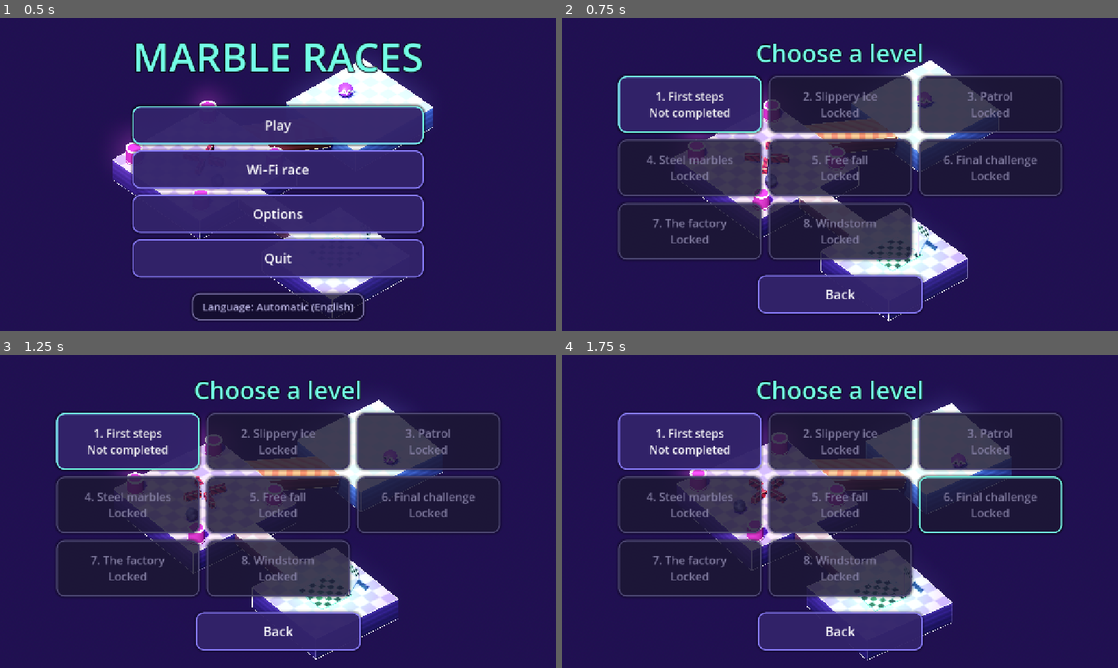
Above: before the commit, frames 1-4 (two rows, left to right).
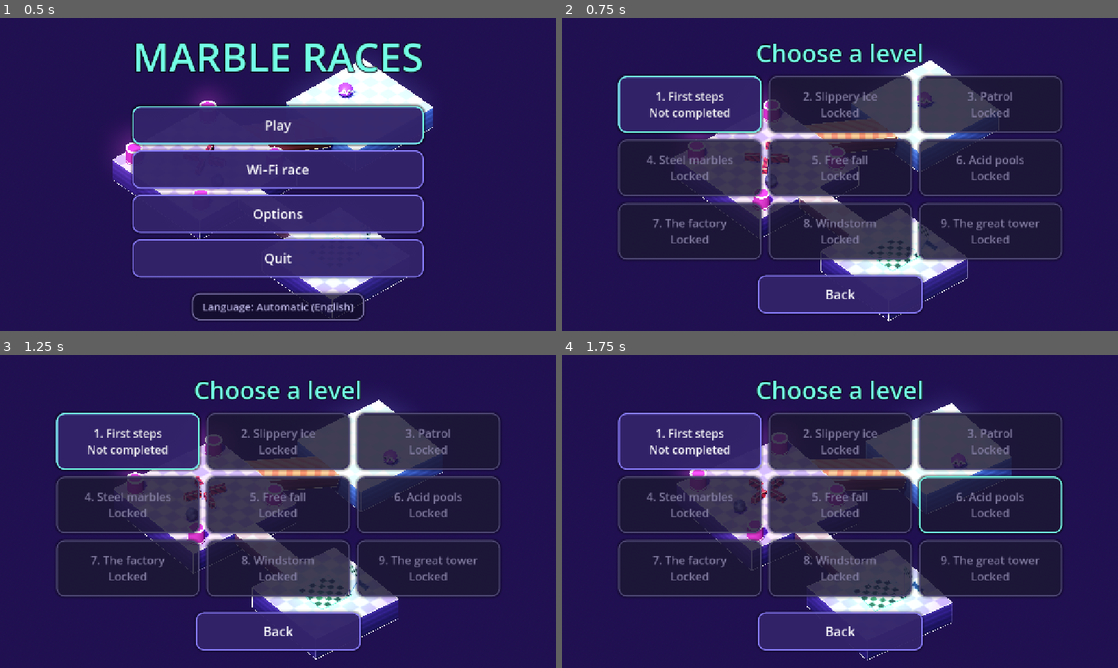
Above: after the commit, the same moments.

Repository: HernanDiaz/carreras-de-canicas
Game: Godot game, scene res://scenes/menu.tscn
The game is run twice, just before and just after one commit, with the same random seed, the same clock (stepped at 60 frames per second) and the same inputs.
Inputs (mouse positions are in pixels of both pictures, inside the frame that each line leads up to):
- Up to frame 1 (0.5 s): no input
- Up to frame 2 (0.75 s): click "Play" at 0.5 s
- Up to frame 3 (1.25 s): no input
- Up to frame 4 (1.75 s): move the mouse to (962, 495) at 1.27 s; hold Right (ui_right) from 1.28 s (still down); click (962, 495) at 1.42 s

Frame 1 is identical in both runs. In frame 2, 4.8% of the frame differs, in the area x 63-90%, y 44-78%; in frame 3, 4.8%; in frame 4, 4.8%.

Commit message:
Nivel 9 La gran torre: barriles, ascensor, torres, salto, medio tubo y meta en un disco
- Piezas nuevas en Level: add_barrels (en carriles, pueden romperse al llegar abajo) y add_tower
- add_turntable admite dejar libre un centro más grande (para poner la meta)
- El nivel 6 pasa a llamarse Charcos de ácido (ya no es el último)
- README: lista de los 9 niveles y de todas las piezas

Co-Authored-By: Claude Opus 5.5 <noreply@anthropic.com>

Diff:
--- a/levels/level_06.gd
+++ b/levels/level_06.gd
@@ -1,5 +1,5 @@
 extends Level
-## Nivel 6 · Desafío final: de todo un poco, con charcos de ácido y un erizo guardando la meta.
+## Nivel 6 · Charcos de ácido: de todo un poco, con charcos de ácido y un erizo guardando la meta.
 
 
 func build() -> void:
--- /dev/null
+++ b/levels/level_09.gd
@@ -0,0 +1,68 @@
+extends Level
+## Nivel 9 · La gran torre: subida esquivando barriles, ascensor, salto entre torres, puente que
+## se desmorona con viento, bajada por un medio tubo, tobogán de dos vueltas y la meta en el
+## centro de un disco giratorio vigilado por canicas de acero.
+
+const TOWER_BOTTOM := -6.0
+
+
+func build() -> void:
+	add_start()
+
+	# Subida con barriles que bajan rodando desde la torre, alternando izquierda y derecha
+	add_ramp(Vector3(0, 0, -3), Vector3(0, 4, -15), 4.8)
+	add_barrels(Vector3(0, 4, -15), Vector3(0, 0, -3), 4.8, 2.2, 2.8, 0.0, true, 2)
+
+	# Espera al ascensor con un gusano detrás
+	add_platform(Vector3(0, 4, -19), Vector3(8, 2, 8))
+	add_tower(Vector3(0, 2, -19), Vector2(7, 7), TOWER_BOTTOM)
+	add_worm(Vector3(-2.7, 4, -16.5), Vector3(0, 4, -19), Vector2(8, 8))
+	add_moving_platform(Vector3(0, 4, -25), Vector3(0, 10, -25), Vector3(4, 1, 4), 8.0)
+
+	# Arriba te esperan dos canicas de acero; salta a la torre de enfrente
+	add_platform(Vector3(0, 10, -31), Vector3(8, 2, 8))
+	add_tower(Vector3(0, 8, -31), Vector2(7, 7), TOWER_BOTTOM)
+	# (lejos del ascensor: si no, te tiran de él nada más llegar arriba)
+	add_chaser(Vector3(-2.8, 10, -34), 4.5)
+	add_chaser(Vector3(2.8, 10, -34), 4.5)
+	add_jump_pad(Vector3(0, 10, -33.8), Vector3.FORWARD, 8.5, 6.0)
+
+	add_platform(Vector3(0, 10, -45), Vector3(8, 2, 8))
+	add_tower(Vector3(0, 8, -45), Vector2(7, 7), TOWER_BOTTOM)
+	add_spinner(Vector3(0, 10, -45), 7.0, 70.0)
+
+	# Puente que se desmorona, con rachas de viento
+	for x in [5.5, 8.5, 11.5, 14.5]:
+		add_crumble(Vector3(x, 10, -45), Vector3(3, 0.6, 3))
+	add_wind(Vector3(10, 10, -45), Vector3(12, 4, 6), Vector3.BACK, 10.0, 3.0)
+
+	# La cima: dos canicas de acero y un erizo
+	add_platform(Vector3(20, 10, -45), Vector3(8, 2, 8))
+	add_tower(Vector3(20, 8, -45), Vector2(7, 7), TOWER_BOTTOM)
+	add_chaser(Vector3(17.5, 10, -47.5))
+	add_chaser(Vector3(22.5, 10, -47.5))
+	add_patroller(Vector3(16.5, 10, -42.5), Vector3(23.5, 10, -42.5), 2.6)
+
+	# Gran bajada por un medio tubo con tres péndulos desacompasados (el fondo del surco
+	# baja de 8 a 0: a 0,4 por unidad)
+	add_valley(Vector3(20, 10, -49), Vector3(20, 2, -69), 6.0, 2.0)
+	add_pendulum(Vector3(20, 5.6, -55), 4.0, 60.0, 2.4)
+	add_pendulum(Vector3(20, 3.8, -59.5), 4.0, 60.0, 2.4, Vector3.BACK, 0.33)
+	add_pendulum(Vector3(20, 2.0, -64), 4.0, 60.0, 2.4, Vector3.BACK, 0.66)
+
+	add_platform(Vector3(20, 0, -73), Vector3(8, 2, 8))
+	add_worm(Vector3(22.7, 0, -70.8), Vector3(20, 0, -73), Vector2(8, 8), 3.6)
+	add_acid(Vector3(17.3, 0, -74.8), Vector2(2, 2))
+
+	# Tobogán de dos vueltas y cuarto
+	var slide := add_spiral(Vector3(20, 0, -77), Vector3.FORWARD, 4.0, 2.25, 10.0)
+	var landing: Vector3 = slide.position + slide.direction * 4.0
+	add_platform(landing, Vector3(8, 2, 8))
+	add_chaser(landing + Vector3(1, 0, -2.5), 5.0)
+
+	# Meta en el centro de un disco giratorio: las barreras no llegan al centro, pero
+	# la canica de acero intentará echarte
+	var center: Vector3 = landing + slide.direction * (4.0 + 0.3 + 5.5)
+	add_turntable(center, 5.5, 40.0, 3, 2.4)
+	add_goal(center)
+	add_chaser(center + Vector3(0, 0, 3.5), 5.0)
--- a/locale/translations.csv
+++ b/locale/translations.csv
@@ -17,9 +17,10 @@
 "LEVEL_3","Patrol","Patrulla","Patrulha","Patrouille","Patrouille","Pattuglia","Патруль","Devriye","Patroli","Tuần tra","गश्त","الدورية","パトロール","순찰","巡逻"
 "LEVEL_4","Steel marbles","Canicas de acero","Bolinhas de aço","Billes d'acier","Stahlkugeln","Biglie d'acciaio","Стальные шарики","Çelik bilyeler","Kelereng baja","Bi thép","स्टील के कंचे","كرات فولاذية","鋼鉄のビー玉","강철 구슬","钢铁弹珠"
 "LEVEL_5","Free fall","Caída libre","Queda livre","Chute libre","Freier Fall","Caduta libera","Свободное падение","Serbest düşüş","Terjun bebas","Rơi tự do","मुक्त पतन","سقوط حر","自由落下","자유 낙하","自由落体"
-"LEVEL_6","Final challenge","Desafío final","Desafio final","Défi final","Letzte Prüfung","Sfida finale","Финальное испытание","Son meydan okuma","Tantangan terakhir","Thử thách cuối cùng","अंतिम चुनौती","التحدي الأخير","最終チャレンジ","최종 도전","终极挑战"
+"LEVEL_6","Acid pools","Charcos de ácido","Poças de ácido","Flaques d'acide","Säurepfützen","Pozze di acido","Кислотные лужи","Asit gölleri","Genangan asam","Vũng axit","तेज़ाब के गड्ढे","برك الحمض","酸の水たまり","산성 웅덩이","酸液池"
 "LEVEL_7","The factory","La fábrica","A fábrica","L'usine","Die Fabrik","La fabbrica","Фабрика","Fabrika","Pabrik","Nhà máy","कारखाना","المصنع","工場","공장","工厂"
 "LEVEL_8","Windstorm","Vendaval","Vendaval","Tempête","Sturm","Bufera","Ураган","Fırtına","Badai angin","Cơn bão gió","आँधी","العاصفة","暴風","돌풍","狂风"
+"LEVEL_9","The great tower","La gran torre","A grande torre","La grande tour","Der große Turm","La grande torre","Великая башня","Büyük kule","Menara besar","Tòa tháp lớn","महान मीनार","البرج العظيم","大きな塔","거대한 탑","巨塔"
 "OPT_TILT_FMT","Max tilt: %d°  (%s)","Inclinación máxima: %d°  (%s)","Inclinação máxima: %d°  (%s)","Inclinaison max :  …(281 unchanged characters)…
 "OPT_AUTO_MODE","automatic","automático","automático","automatique","automatisch","automatica","автоматически","otomatik","otomatis","tự động","स्वचालित","تلقائي","自動","자동","自动"
 "OPT_MANUAL_MODE","lower = more sensitive","menos = más sensible","menos = mais sensível","moins = plus sensible","weni …(216 unchanged characters)…
--- a/scripts/game_state.gd
+++ b/scripts/game_state.gd
@@ -16,6 +16,7 @@
 	{name = "LEVEL_6", script = "res://levels/level_06.gd", time = 100.0},
 	{name = "LEVEL_7", script = "res://levels/level_07.gd", time = 120.0},
 	{name = "LEVEL_8", script = "res://levels/level_08.gd", time = 100.0},
+	{name = "LEVEL_9", script = "res://levels/level_09.gd", time = 140.0},
 ]
 
 ## Idiomas disponibles (columnas de locale/translations.csv). "" = el del sistema.
--- a/scripts/level.gd
+++ b/scripts/level.gd
@@ -35,6 +35,8 @@
 const S_CHUTE := {pattern = 0, a = Color(0.98, 0.78, 0.4), b = Color(0.95, 0.55, 0.35), side = Color(0.5, 0.3, 0.2), edge = Color(1.0, 0.85, 0.5), tile_size = 1.0}
 const C_CHUTE_WALL := Color(0.5, 0.85, 1.0, 0.35)
 const S_SEESAW := {pattern = 0, a = Color(0.95, 0.85, 0.55), b = Color(0.85, 0.65, 0.4), side = Color(0.45, 0.3, 0.2), edge = Color(1.0, 0.9, 0.6), tile_size = 0.75}
+const S_TOWER := {pattern = 0, a = Color(0.42, 0.38, 0.62), b = Color(0.36, 0.32, 0.55), side = Color(0.3, 0.26, 0.5), edge = Color(0.62, 0.6, 0.95), tile_size = 1.5}
+const C_BARREL := Color(0.72, 0.42, 0.2)
 const S_BOOST := {pattern = 1, a = Color(0.35, 1.0, 1.0), b = Color(0.1, 0.35, 0.55), side = Color(0.1, 0.3, 0.4), edge = Color(0.4, 1.0, 1.0), tile_size = 0.45}
 
 const C_BUMPER := Color(1.0, 0.35, 0.75)
@@ -268,8 +270,9 @@
 
 
 ## Disco giratorio (centro de su cara superior). La canica gira con él. Con `bars` > 0
-## lleva barreras bajas hacia el borde que barren la superficie; el centro queda libre.
-func add_turntable(top: Vector3, radius: float, degrees_per_second: float, bars := 0) -> void:
+## lleva barreras bajas hacia el borde que barren la superficie; el centro (hasta `bar_start`)
+## queda libre.
+func add_turntable(top: Vector3, radius: float, degrees_per_second: float, bars := 0, bar_start := 1.5) -> void:
 	var height := 1.0
 	var body := AnimatableBody3D.new()
 	body.position = top - Vector3(0, height / 2.0, 0)
@@ -294,7 +297,6 @@
 
 	var style := S_HAZARD.duplicate()
 	style.pattern_on_sides = true
-	var bar_start := 1.5
 	var bar_length := radius - bar_start - 0.4
 	for i in bars:
 		var angle := TAU * i / bars
@@ -442,6 +444,105 @@
 	)
 
 
+## Torre: columna bajo una plataforma (centro superior `top`) hasta `bottom_y`. Solo decora.
+func add_tower(top: Vector3, size: Vector2, bottom_y: float) -> void:
+	var height := top.y - bottom_y
+	var column := BoxMesh.new()
+	column.size = Vector3(size.x, height, size.y)
+	column.material = _track_material(column.size, S_TOWER)
+	_add_mesh(self, column, top - Vector3(0, height / 2.0, 0))
+
+
+## Barriles que bajan rodando por la rampa de `from` a `to` (a ras de suelo) y de ancho `width`:
+## sale uno cada `period` segundos, alternando entre `lanes` carriles, y tarda `travel_time` en
+## bajar; al final caen al vacío (o, con `smash`, se rompen al llegar abajo). Si te alcanzan,
+## te empujan cuesta abajo.
+func add_barrels(from: Vector3, to: Vector3, width: float, period: float, travel_time: float, phase := 0.0, smash := false, lanes := 1) -> void:
+	var forward := (to - from).normalized()
+	var right := forward.cross(Vector3.UP).normalized()
+	var up := right.cross(forward).normalized()
+	var radius := 0.55
+	var lane_width := width / lanes
+	var length := lane_width - 0.6
+	var fall_time := 0.3 if smash else 1.5
+	var count := int(ceil((travel_time + fall_time) / period))
+	# Cada barril va siempre por el mismo carril: hace falta un número de barriles múltiplo de lanes.
+	count = int(ceil(float(count) / lanes)) * lanes
+	var cycle := period * count
+	var speed := from.distance_to(to) / travel_time
+	# El cilindro va tumbado: su eje (Y) apunta a lo ancho de la rampa.
+	var lying := Basis(forward, right, forward.cross(right))
+
+	var wood := _material(C_BARREL)
+	var hoop := _material(Color(0.35, 0.35, 0.4))
+	hoop.metallic = 0.6
+	for i in count:
+		var body := AnimatableBody3D.new()
+		var shape := CylinderShape3D.new()
+		shape.radius = radius
+		shape.height = length
+		var collision := CollisionShape3D.new()
+		collision.shape = shape
+		body.add_child(collision)
+		var mesh := CylinderMesh.new()
+		mesh.top_radius = radius
+		mesh.bottom_radius = radius
+		mesh.height = length
+		mesh.material = wood
+		var look := Node3D.new()
+		body.add_child(look)
+		_add_mesh(look, mesh)
+		for y in [-length * 0.35, 0.0, length * 0.35]:
+			var ring := TorusMesh.new()
+			ring.inner_radius = radius - 0.02
+			ring.outer_radius = radius + 0.06
+			ring.material = hoop
+			_add_mesh(look, ring, Vector3(0, y, 0))
+
+		var area := Area3D.new()
+		var area_shape := BoxShape3D.new()
+		area_shape.size = Vector3(radius * 2.0 + 0.5, length, radius * 2.0 + 0.5)
+		var area_collision := CollisionShape3D.new()
+		area_collision.shape = area_shape
+		area.add_child(area_collision)
+		body.add_child(area)
+		area.body_entered.connect(func(body_in: Node3D) -> void:
+			var m := body_in as Marble
+			if m != null:
+				m.apply_central_impulse(forward * 9.0 + Vector3.UP * 2.0)
+		)
+		add_child(body)
+
+		var offset := float(i) * period
+		var lane := right * ((i % lanes) + 0.5 - lanes / 2.0) * lane_width
+		_animators.append(func(t: float) -> void:
+			var u := fposmod(t + phase * period - offset, cycle)
+			var pos: Vector3
+			var travelled: float
+			var size := 1.0
+			if u < travel_time:
+				travelled = speed * u
+				pos = from + forward * travelled + up * radius
+			elif smash and u < travel_time + fall_time:
+				travelled = speed * travel_time
+				pos = to + up * radius
+				size = 1.0 - (u - travel_time) / fall_time
+			elif u < travel_time + fall_time:
+				var air := u - travel_time
+				travelled = speed * u
+				pos = to + forward * speed * air + up * radius + Vector3.DOWN * 4.9 * air * air
+			else:
+				travelled = 0.0
+				pos = from + up * radius
+			var active := u < travel_time + fall_time and size > 0.05
+			body.visible = active
+			collision.disabled = not active or size < 1.0
+			area.monitoring = active and size == 1.0
+			look.scale = Vector3.ONE * size
+			body.transform = Transform3D(Basis(right, -travelled / radius) * lying, pos + lane)
+		)
+
+
 ## Tobogán: canal con paredes que sigue la línea `points` (centro del suelo).
 func add_chute(points: PackedVector3Array, width: float, wall_height := 1.0) -> void:
 	var lefts: Array[Vector3] = []
Not shown, added: levels/level_09.gd.uid
Binary file changed: locale/translations.ar.translation
Binary file changed: locale/translations.de.translation
Binary file changed: locale/translations.en.translation
Binary file changed: locale/translations.es.translation
Binary file changed: locale/translations.fr.translation
Binary file changed: locale/translations.hi.translation
Binary file changed: locale/translations.id.translation
Binary file changed: locale/translations.it.translation
Binary file changed: locale/translations.ja.translation
Binary file changed: locale/translations.ko.translation
Binary file changed: locale/translations.pt_BR.translation
(and 4 more such lines)
